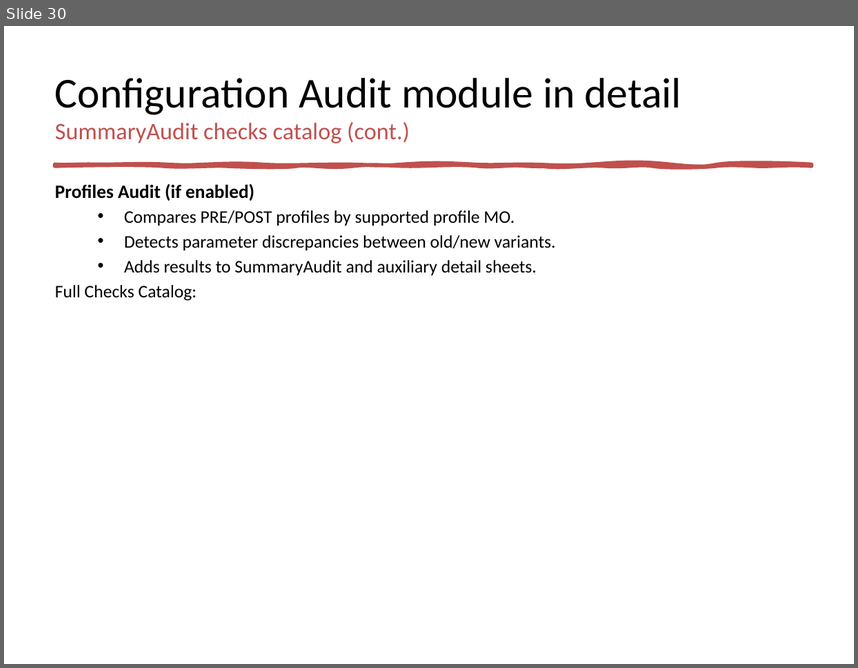
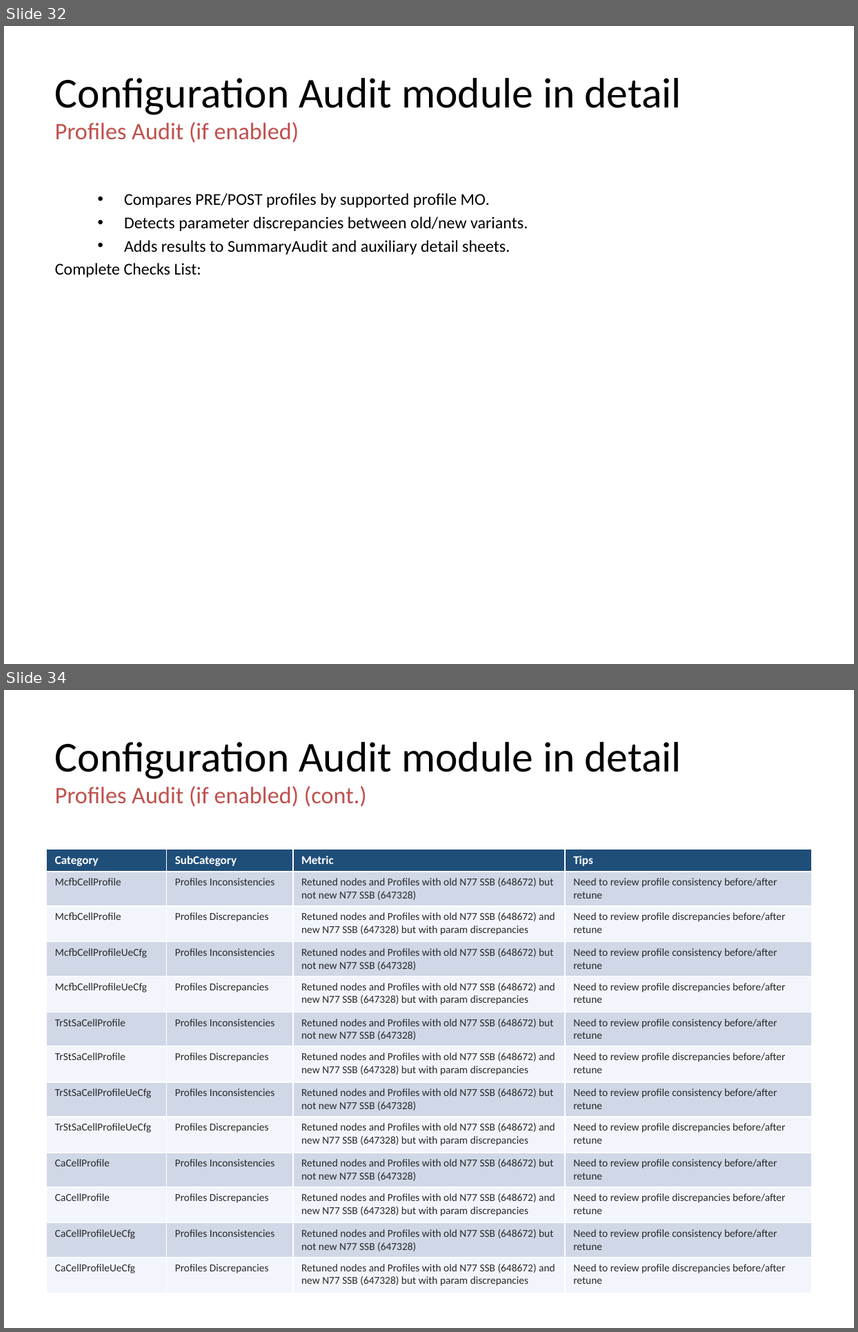
Before and after one commit to jaimetur/SSB_RetuningAutomations, a slide deck: help/User-Guide-SSB-Retuning-Automations-v0.7.4.pptx. Shown one above the other, each under a label of ours: slide 30 before the commit, slides 32 and 34 after it; the slides between them are not shown. The pictures are 858x668 and 858x1332 pixels, drawn with LibreOffice and Linux fonts; fonts in the diff are those of the drawing; background and template pictures are left out. Boxes give left, top, right and bottom in pixels: in the first picture for what was removed or moved away, otherwise in the second. Text is boxed around its words. In the diff, an @@ line names an element or a change of style, - is before the commit and + after.

Commit message:
Updated Technical User Guides to include the Check catalog of SummaryAudit table (with tips)

```diff
--- a/help/User-Guide-SSB-Retuning-Automations-v0.7.4.pptx
+++ b/help/User-Guide-SSB-Retuning-Automations-v0.7.4.pptx
@@ slide 34 added at (x1=4, y1=690, x2=854, y2=1328), background #FFFFFF @@
@@ title added at (x1=55, y1=742, x2=682, y2=807), 36 pt, text #000000 @@
+Configuration Audit module in detail
+Profiles Audit (if enabled) (cont.)
@@ table added at (x1=47, y1=849, x2=811, y2=1288), 13 rows, 4 columns @@
+Category | SubCategory | Metric | Tips
+McfbCellProfile | Profiles Inconsistencies | Retuned nodes and Profiles with old N77 SSB (648672) but not new N77 SSB (647328) | Need to review profile consistency before/after retune
+McfbCellProfile | Profiles Discrepancies | Retuned nodes and Profiles with old N77 SSB (648672) and new N77 SSB (647328) but with param discrepancies | Need to review profile discrepancies before/after retune
+McfbCellProfileUeCfg | Profiles Inconsistencies | Retuned nodes and Profiles with old N77 SSB (648672) but not new N77 SSB (647328) | Need to review profile consistency before/after retune
+McfbCellProfileUeCfg | Profiles Discrepancies | Retuned nodes and Profiles with old N77 SSB (648672) and new N77 SSB (647328) but with param discrepancies | Need to review profile discrepancies before/after retune
+TrStSaCellProfile | Profiles Inconsistencies | Retuned nodes and Profiles with old N77 SSB (648672) but not new N77 SSB (647328) | Need to review profile consistency before/after retune
+TrStSaCellProfile | Profiles Discrepancies | Retuned nodes and Profiles with old N77 SSB (648672) and new N77 SSB (647328) but with param discrepancies | Need to review profile discrepancies before/after retune
+TrStSaCellProfileUeCfg | Profiles Inconsistencies | Retuned nodes and Profiles with old N77 SSB (648672) but not new N77 SSB (647328) | Need to review profile consistency before/after retune
+TrStSaCellProfileUeCfg | Profiles Discrepancies | Retuned nodes and Profiles with old N77 SSB (648672) and new N77 SSB (647328) but with param discrepancies | Need to review profile discrepancies before/after retune
+CaCellProfile | Profiles Inconsistencies | Retuned nodes and Profiles with old N77 SSB (648672) but not new N77 SSB (647328) | Need to review profile consistency before/after retune
+CaCellProfile | Profiles Discrepancies | Retuned nodes and Profiles with old N77 SSB (648672) and new N77 SSB (647328) but with param discrepancies | Need to review profile discrepancies before/after retune
+CaCellProfileUeCfg | Profiles Inconsistencies | Retuned nodes and Profiles with old N77 SSB (648672) but not new N77 SSB (647328) | Need to review profile consistency before/after retune
+CaCellProfileUeCfg | Profiles Discrepancies | Retuned nodes and Profiles with old N77 SSB (648672) and new N77 SSB (647328) but with param discrepancies | Need to review profile discrepancies before/after retune
@@ what was slide 30 is now slide 32 @@
@@ slide 32 changed as well @@
@@ title at (x1=55, y1=122, x2=299, y2=143): text changed @@
-SummaryAudit checks catalog (cont.)
+Profiles Audit (if enabled)
@@ freeform shape removed at (x1=55, y1=165, x2=811, y2=166) @@
@@ text "Compares PRE/POST profiles by supported ..." moved from (x1=55, y1=184, x2=556, y2=301) to (x1=55, y1=193, x2=528, y2=277) @@
@@ text at (x1=55, y1=184, x2=254, y2=201): paragraph removed @@
-Profiles Audit (if enabled)
@@ text at (x1=124, y1=193, x2=528, y2=254): size 15 to 14 pt in "Compares PRE/POST profiles by supported profile MO.", "Detects parameter discrepancies between old/new variants.", "Adds results to SummaryAudit and auxiliary detail ..." @@
@@ text at (x1=55, y1=263, x2=201, y2=277): text changed; size 15 to 14 pt @@
-Full Checks Catalog:
+Complete Checks List:
```
Also in this commit, not shown: 46 other slides changed, 4 other slides added, 1 slide removed, 6 other files.
